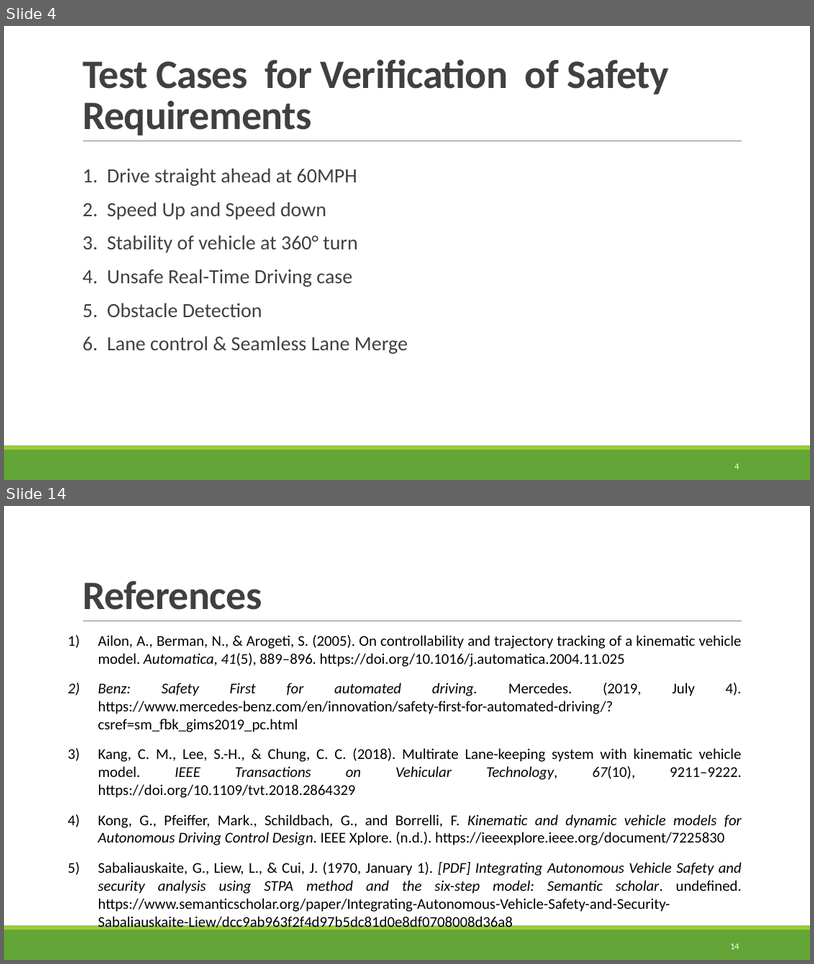
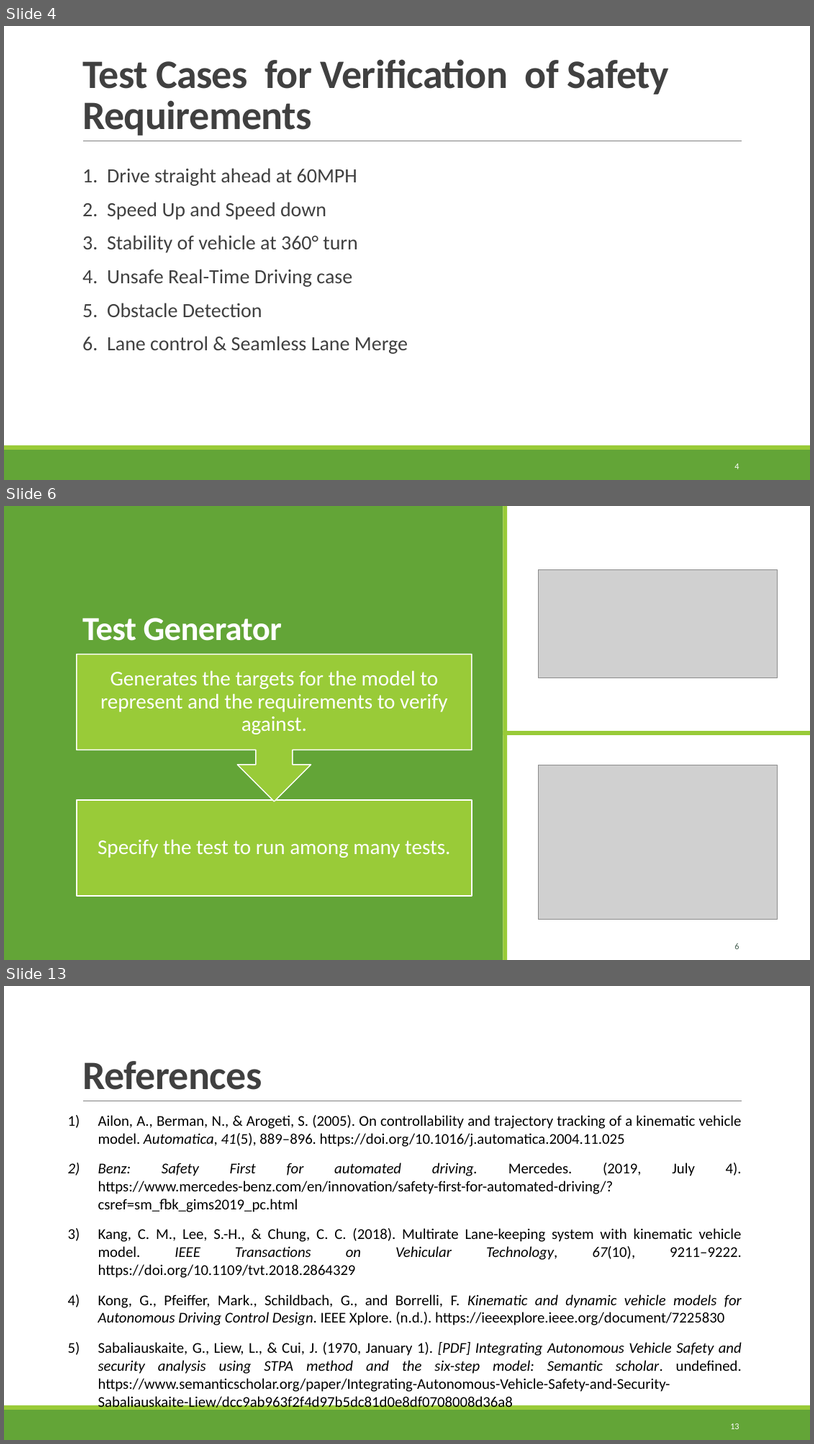
Before and after one commit to TytanRock/ECE-5734-Project, a slide deck: Project Progress Presentaion.pptx. Shown one above the other, each under a label of ours: slides 4 and 14 before the commit, slides 4, 6 and 13 after it; the slides between them are not shown. The pictures are 814x964 and 814x1444 pixels, drawn with LibreOffice and Linux fonts; fonts in the diff are those of the drawing; grey boxes stand for pictures. Boxes give left, top, right and bottom in pixels: in the first picture for what was removed or moved away, otherwise in the second. Text is boxed around its words. In the diff, an @@ line names an element or a change of style, - is before the commit and + after.

```diff
--- a/Project Progress Presentaion.pptx
+++ b/Project Progress Presentaion.pptx
@@ slide 6 added at (4, 506, 810, 960), background #FFFFFF; not listed: 2 template elements that a slide beside it also shows @@
@@ rectangle added at (4, 506, 810, 960), fill #FFFFFF @@
@@ rectangle added at (4, 506, 503, 960), fill #63A537 @@
@@ rectangle added at (503, 506, 507, 960), fill #99CB38 @@
@@ picture added at (539, 569, 778, 678) @@
@@ title added at (82, 618, 282, 641), 40 pt, text #FFFFFF, bold @@
+Test Generator
@@ group added at (77, 654, 472, 896): 2 texts, 1 rectangle, 1 up arrow callout @@
+Specify the test to run among many tests.
+Generates the targets for the model to represent and the requirements to verify against.
@@ rectangle added at (503, 731, 810, 735), fill #99CB38 @@
@@ picture added at (539, 765, 778, 919) @@
@@ page number added at (735, 942, 739, 949), 10.5 pt, text #455F51 @@
+6
@@ what was slide 14 is now slide 13 @@
@@ page number at (730, 1423, 739, 1429): text changed @@
-14
+13
```
Also in this commit, not shown: 7 slides changed, 1 other slide added, 3 slides removed, 7 other files.
